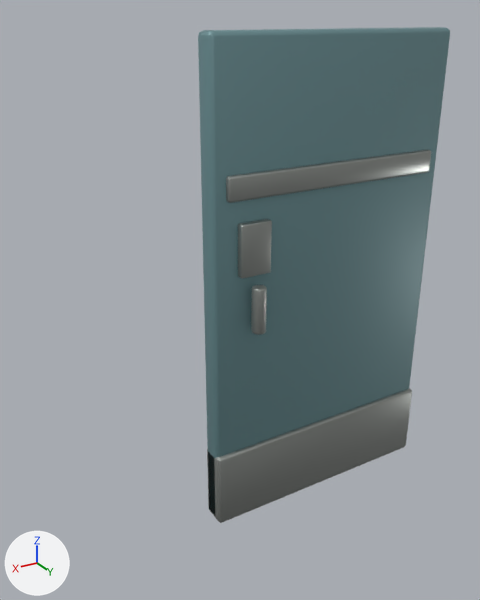
Before and after pictures for a commit that changed the glTF model public/assets/blender/hab_door_v4.glb.
Rendered twice from a camera (50 mm lens) standing at (1.74, 2.18, 2.15) and looking at (0.4, -0.04, 1.04). Arrows for +X, +Y and +Z are at lower left; the lights stay in place. The picture after the commit comes second. Vertices at exactly the same position are counted once.

The first picture shows 'HabDoor'.
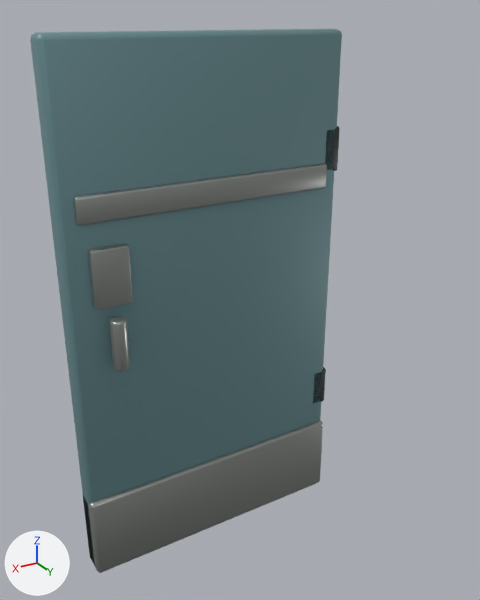
Pixel boxes [x1, y1, x2, y2] of what changed, in the pictures (480 x 600 px; the box of a moved part takes in the faces that stretch with it):
'HabDoor', reshaped, moved (24% wider, 10% taller): before [198, 27, 450, 523]; after [30, 29, 342, 573]
part 1 of me_cube_1210, added: after [313, 367, 326, 403]
part 2 of me_cube_1210, added: after [325, 126, 340, 171]
part 3 of me_cube_1210, moved or reshaped: before [238, 219, 272, 335]; after [88, 243, 133, 372]

The edits, one by one:
Material 'HabDarkSteel' (mat_habdarksteel) is new.
Its base color is (0.06, 0.065, 0.062) (dark grey #454846).
Its metallic is 0.74.
Its roughness is 0.42.
me_cube_1210 is used by ob_habdoor; location (0.0, 0.0, 1.05).
me_cube_1210 had 364 vertices, 708 faces and spanned x -0.58..0.58, y -0.05..0.13, z -1.05..1.05.
me_cube_1210 now has 476 vertices, 924 faces and spans x -0.59..0.58, y -0.09..0.13, z -1.05..1.05.
me_cube_1210 part 1: the loose piece of 56 vertices spanning x -0.58..0.58, y -0.05..0.07, z -1.05..-0.69 is copied, and the copy is scaled about its middle by (0.06, 1.24, 0.492), then moved by (-0.55, -0.03, 0.37), in mat_habdarksteel (dark grey #454846); it spans x -0.59..-0.51, y -0.09..0.05, z -0.59..-0.41.
me_cube_1210 part 2: the loose piece of 56 vertices spanning x -0.52..0.52, y -0.03..0.07, z 0.45..0.55 is copied, and the copy is scaled about its middle by (0.0667, 1.45, 1.9), then moved by (-0.55, -0.04, 0.1), in mat_habdarksteel (dark grey #454846); it spans x -0.59..-0.51, y -0.09..0.05, z 0.51..0.69.
Part 3, on me_cube_1210:
31 vertices are removed from x 0.37..0.41, y 0.07..0.13, z -0.1..0.1.
194 faces are deleted.
84 vertices in x 0.33..0.47, y 0.04..0.12, z -0.1..0.36 move by (0.02, 0.0, 0.0).
20 vertices in x 0.34..0.43, y 0.04..0.12, z -0.1..0.36 move by (0.01, 0.0, 0.0).
4 vertices in x 0.39..0.42, y 0.08..0.13, z 0.09..0.1 move by (0.0, -0.01, 0.0).
4 vertices in x 0.39..0.42, y 0.07..0.12, z -0.1..-0.09 move by (0.0, 0.01, 0.0).
4 vertices in x 0.38, y 0.12, z -0.1..0.1 move by (0.01, -0.01, 0.0).
4 vertices in x 0.38, y 0.08, z -0.1..0.1 move by (0.01, 0.01, 0.0).
17 vertices move from x 0.37..0.43, y 0.07..0.13, z -0.1..0.1 to x 0.39..0.43, y 0.07..0.13, z -0.1..0.1.
31 vertices are added at x 0.4..0.44, y 0.07..0.13, z -0.1..0.1.
194 new faces join them, mat_habbrushed (grey #a0a4a0).
me_cube_1210 gains material mat_habdarksteel (dark grey #454846).
Object 'HabDoor' (ob_habdoor) moves from (0.0, 0.0, 1.05) to (0.58, 0.0, 1.05).
